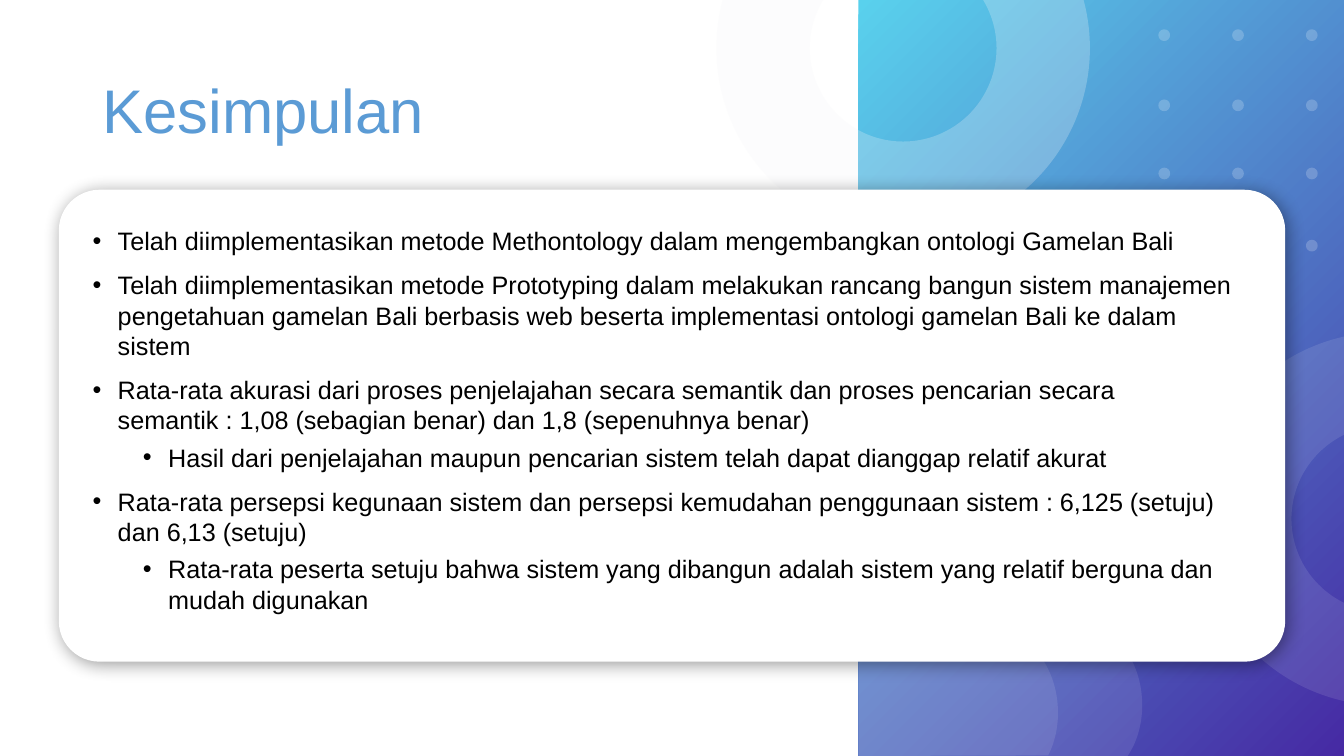
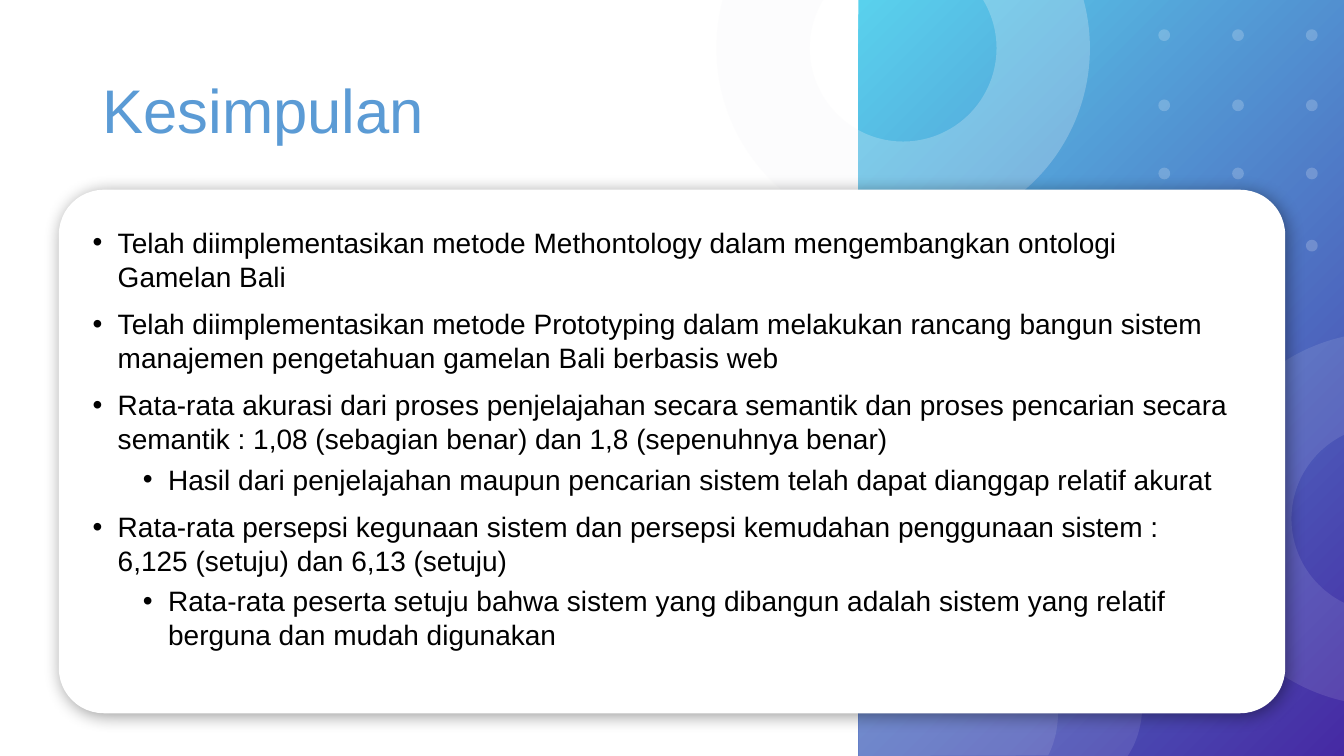
Before and after one commit to wardanacoolant/Tugas-Akhir, a slide deck: slide 44 of Hari-H Sidang/Rancangan Presentasi Skripsi.pptx (slide 41 before the commit). Drawn at 1344x756 pixels with LibreOffice and Linux fonts; fonts in the diff are those of the drawing. Boxes give left, top, right and bottom in pixels: in the first picture for what was removed or moved away, otherwise in the second. Text is boxed around its words. In the diff, an @@ line names an element or a change of style, - is before the commit and + after.

```diff
--- a/Hari-H Sidang/Rancangan Presentasi Skripsi.pptx
+++ b/Hari-H Sidang/Rancangan Presentasi Skripsi.pptx
@@ rounded rectangle: place and size @@
-rounded rectangle at (58,190,1286,661)
+rounded rectangle at (58,190,1286,713)
@@ text at (118,232,1227,650): size 18 to 20 pt in "Telah diimplementasikan metode Methontology dalam mengembang ...", "Rata-rata akurasi dari proses penjelajahan secara semantik ...", "Hasil dari penjelajahan maupun pencarian sistem telah ...", "Rata-rata persepsi kegunaan sistem dan persepsi kemudahan ..." and 1 more places @@
@@ text at (118,313,1202,373): text changed; size 18 to 20 pt @@
-• Telah diimplementasikan metode Prototyping dalam melakukan rancang bangun sistem manajemen pengetahuan gamelan Bali berbasis web beserta implementasi ontologi gamelan Bali ke dalam sistem
+• Telah diimplementasikan metode Prototyping dalam melakukan rancang bangun sistem manajemen pengetahuan gamelan Bali berbasis web
```
Also in this commit, not shown: 31 other slides changed, 7 slides added, 1 slide removed, 6 other files.
